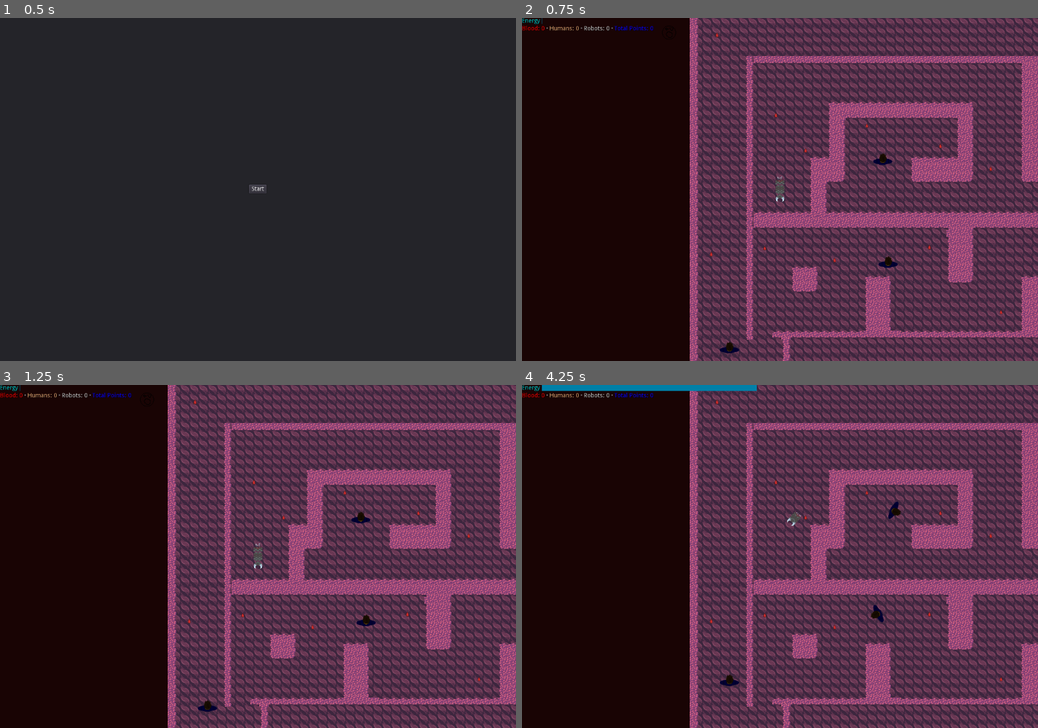
Above: before the commit, frames 1-4 (two rows, left to right).
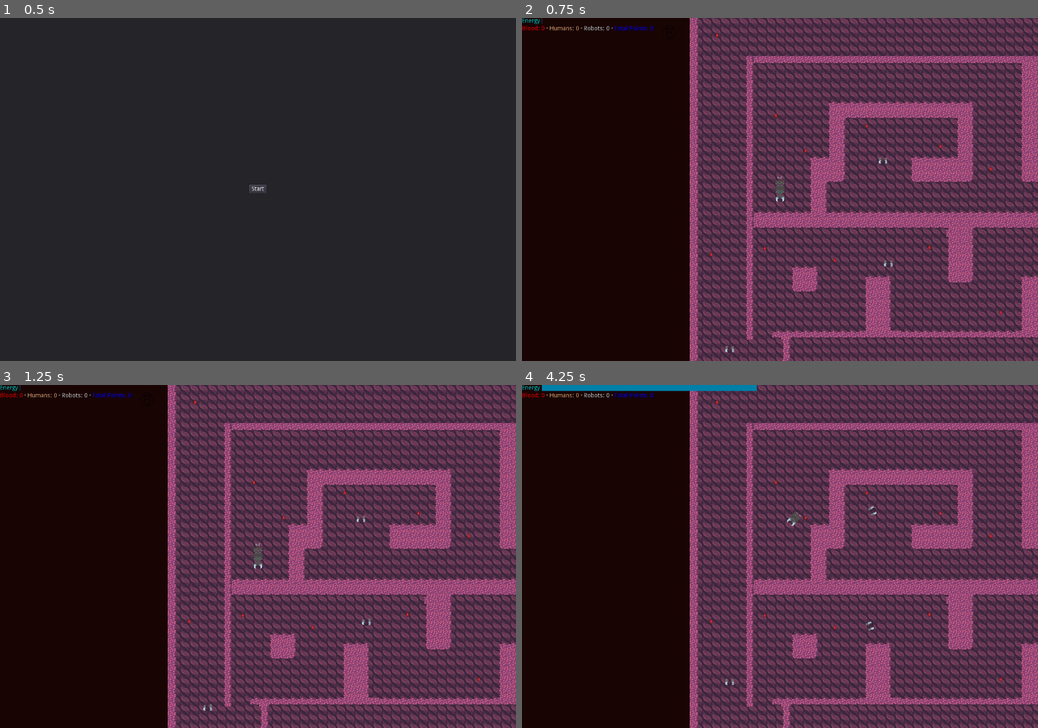
Above: after the commit, the same moments.

Repository: Ridote/LudumDare20180811RunningOutOfSpace
Game: Godot game, scene res://Entities/Main.tscn
Same seed, same stepped clock (60 frames per second), same inputs: the game is played once before the commit and once after it.
Inputs (mouse positions are in pixels of both pictures, inside the frame that each line leads up to):
- Up to frame 1 (0.5 s): no input
- Up to frame 2 (0.75 s): click "Start" at 0.5 s
- Up to frame 3 (1.25 s): no input
- Up to frame 4 (4.25 s): move the mouse to (893, 539) at 1.27 s; hold Right (ui_right) 1.28-2 s; tap Space (ui_select) at 1.52, 3.02 s; click "Start" at 2 s; move the mouse to (676, 573) at 2.77 s; hold Down (ui_down) 2.78-3.53 s; move the mouse to (831, 481) at 3.52 s; hold Right (ui_right) from 3.53 s (still down)

Frame 1 is identical in both runs. In frame 2, 0.2% of the frame differs, in the area x 38-73%, y 39-98%; in frame 3, 0.2%; in frame 4, 0.3%, in the area x 38-100%, y 33-88%.

Commit message:
new human

Diff:
--- a/Entities/Enemies/Enemy.gd
+++ b/Entities/Enemies/Enemy.gd
@@ -6,6 +6,8 @@
 
 var distance2Player = 0
 func _ready():
+	$Sprite/Animation.get_animation("Run").set_loop(true)
+	$Sprite/Animation.play("Run")
 	pass
 
 func _physics_process(delta):
--- a/Entities/Enemies/Enemy.tscn
+++ b/Entities/Enemies/Enemy.tscn
@@ -1,7 +1,7 @@
 [gd_scene load_steps=7 format=2]
 
 [ext_resource path="res://Entities/Enemies/Enemy.gd" type="Script" id=1]
-[ext_resource path="res://Graphics/Sprites/walking1.png" type="Texture" id=2]
+[ext_resource path="res://Graphics/Sprites/Human/human0.png" type="Texture" id=2]
 
 [sub_resource type="Animation" id=1]
 
@@ -32,7 +32,7 @@
 [sub_resource type="Animation" id=3]
 
 resource_name = "Run"
-length = 4.0
+length = 3.0
 loop = true
 step = 0.1
 tracks/0/type = "value"
@@ -42,17 +42,17 @@
 tracks/0/imported = false
 tracks/0/enabled = true
 tracks/0/keys = {
-"times": PoolRealArray( 0, 0.5, 1, 1.5, 2, 2.5, 3, 3.5 ),
-"transitions": PoolRealArray( 1, 1, 1, 1, 1, 1, 1, 1 ),
+"times": PoolRealArray( 0, 0.5, 1, 1.5, 2, 2.5 ),
+"transitions": PoolRealArray( 1, 1, 1, 1, 1, 1 ),
 "update": 1,
-"values": [ 0, 1, 2, 1, 0, 4, 5, 4 ]
+"values": [ 0, 1, 2, 3, 4, 5 ]
 }
 
 [sub_resource type="CapsuleShape2D" id=4]
 
 custom_solver_bias = 0.0
 radius = 17.8395
-height = 34.9713
+height = 1.17934
 
 [node name="Enemy" type="KinematicBody2D" index="0"]
 
@@ -69,7 +69,9 @@
 
 editor/display_folded = true
 texture = ExtResource( 2 )
-hframes = 6
+vframes = 6
+frame = 2
+_sections_unfolded = [ "Animation" ]
 
 [node name="Animation" type="AnimationPlayer" parent="Sprite" index="0"]
 
@@ -77,7 +79,7 @@
 autoplay = ""
 playback_process_mode = 1
 playback_default_blend_time = 0.0
-playback_speed = 10.0
+playback_speed = 3.0
 anims/EnemySpot = SubResource( 1 )
 anims/Idle = SubResource( 2 )
 anims/Run = SubResource( 3 )
@@ -92,7 +94,7 @@
 
 [node name="View1" type="RayCast2D" parent="." index="2"]
 
-position = Vector2( -31.3267, -2.05833 )
+position = Vector2( -19.7318, -2.32185 )
 rotation = 3.14159
 scale = Vector2( 1, 0.972915 )
 enabled = true
@@ -102,7 +104,7 @@
 
 [node name="View2" type="RayCast2D" parent="." index="3"]
 
-position = Vector2( -1.91473, -0.640701 )
+position = Vector2( -11.1379, -12.7626 )
 rotation = 3.14159
 enabled = true
 exclude_parent = true
@@ -112,7 +114,7 @@
 
 [node name="View32" type="RayCast2D" parent="." index="4"]
 
-position = Vector2( -2.12927, -0.737411 )
+position = Vector2( -1.60226, -20.765 )
 rotation = 3.14159
 enabled = true
 exclude_parent = true
@@ -122,7 +124,7 @@
 
 [node name="View4" type="RayCast2D" parent="." index="5"]
 
-position = Vector2( -1.86771, -1.86459 )
+position = Vector2( 8.6731, -13.723 )
 rotation = 3.14159
 enabled = true
 exclude_parent = true
@@ -132,7 +134,7 @@
 
 [node name="View5" type="RayCast2D" parent="." index="6"]
 
-position = Vector2( 27.1791, -3.06677 )
+position = Vector2( 14.5301, -2.0127 )
 rotation = 3.14159
 enabled = true
 exclude_parent = true
@@ -149,7 +151,7 @@
 
 [node name="View" type="RayCast2D" parent="." index="8"]
 
-position = Vector2( -1.33475, -1.78587 )
+position = Vector2( -1.0712, -19.9688 )
 rotation = 3.14159
 enabled = true
 exclude_parent = true
@@ -159,7 +161,7 @@
 
 [node name="View6" type="RayCast2D" parent="." index="9"]
 
-position = Vector2( -7.94434, 11.5192 )
+position = Vector2( -12.6877, 9.14754 )
 enabled = true
 exclude_parent = true
 cast_to = Vector2( -60, 60 )
@@ -167,7 +169,7 @@
 
 [node name="View7" type="RayCast2D" parent="." index="10"]
 
-position = Vector2( 5.56097, 10.3275 )
+position = Vector2( 10.5679, 8.74635 )
 enabled = true
 exclude_parent = true
 cast_to = Vector2( 60, 60 )
@@ -175,7 +177,7 @@
 
 [node name="View31" type="RayCast2D" parent="." index="11"]
 
-position = Vector2( -33.0792, -5.14565 )
+position = Vector2( -19.3761, -5.14565 )
 rotation = 3.14159
 enabled = true
 exclude_parent = true
@@ -192,7 +194,7 @@
 
 [node name="View33" type="RayCast2D" parent="." index="13"]
 
-position = Vector2( 27.1985, -4.41051 )
+position = Vector2( 17.4481, -3.88347 )
 rotation = 3.14159
 enabled = true
 exclude_parent = true
Binary file added: Graphics/Sprites/Human/human0.png
Not shown, added: Graphics/Sprites/Human/human0.png.import
